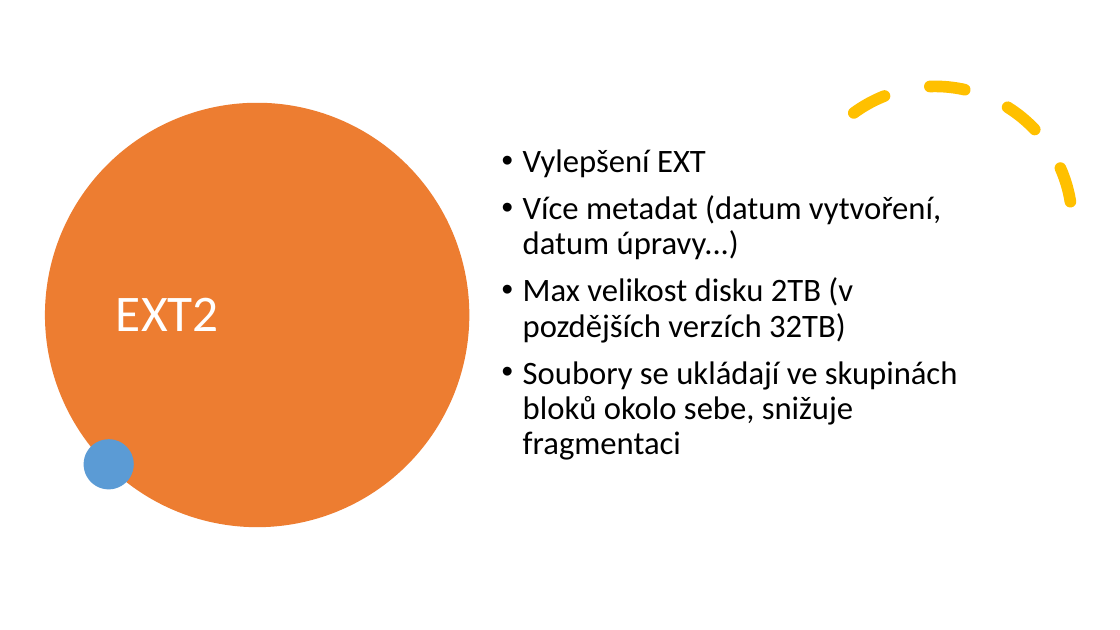
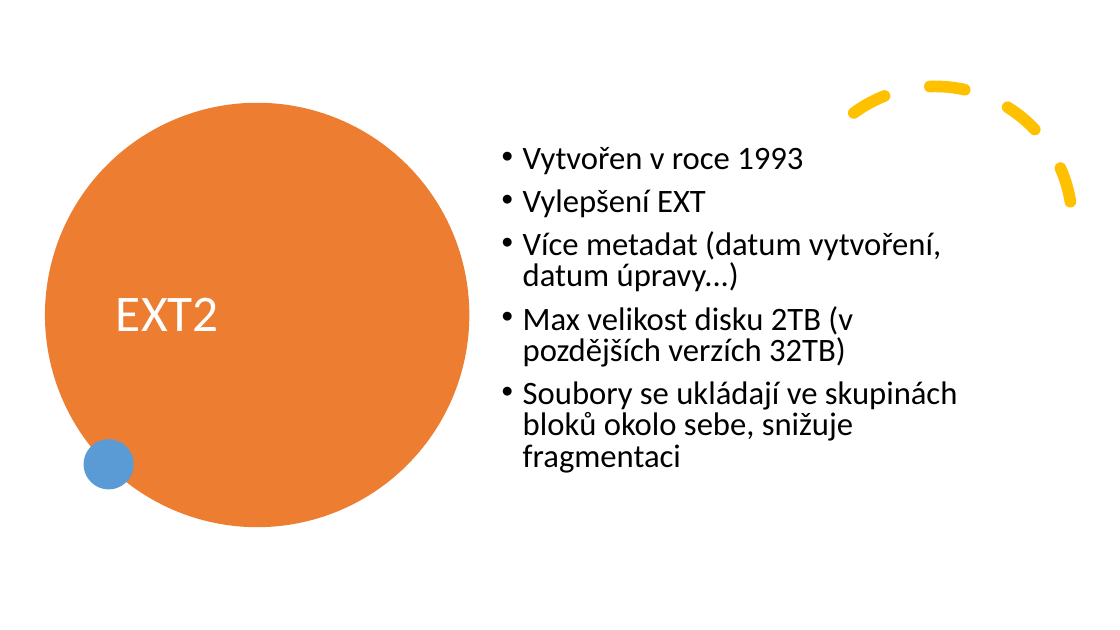
Before and after one commit to horvos/souborovesystemy, a slide deck: slide 12 of horvath.pptx. Drawn at 1120x630 pixels with LibreOffice and Linux fonts; fonts in the diff are those of the drawing. Boxes give left, top, right and bottom in pixels: in the first picture for what was removed or moved away, otherwise in the second. Text is boxed around its words. In the diff, an @@ line names an element or a change of style, - is before the commit and + after.

```diff
--- a/horvath.pptx
+++ b/horvath.pptx
@@ text at (523,147,803,175): paragraph added @@
+• Vytvořen v roce 1993
@@ text at (523,189,958,473): line spacing 0.9 to 0.8 @@
```
Also in this commit, not shown: 6 other slides changed, 1 other file.
